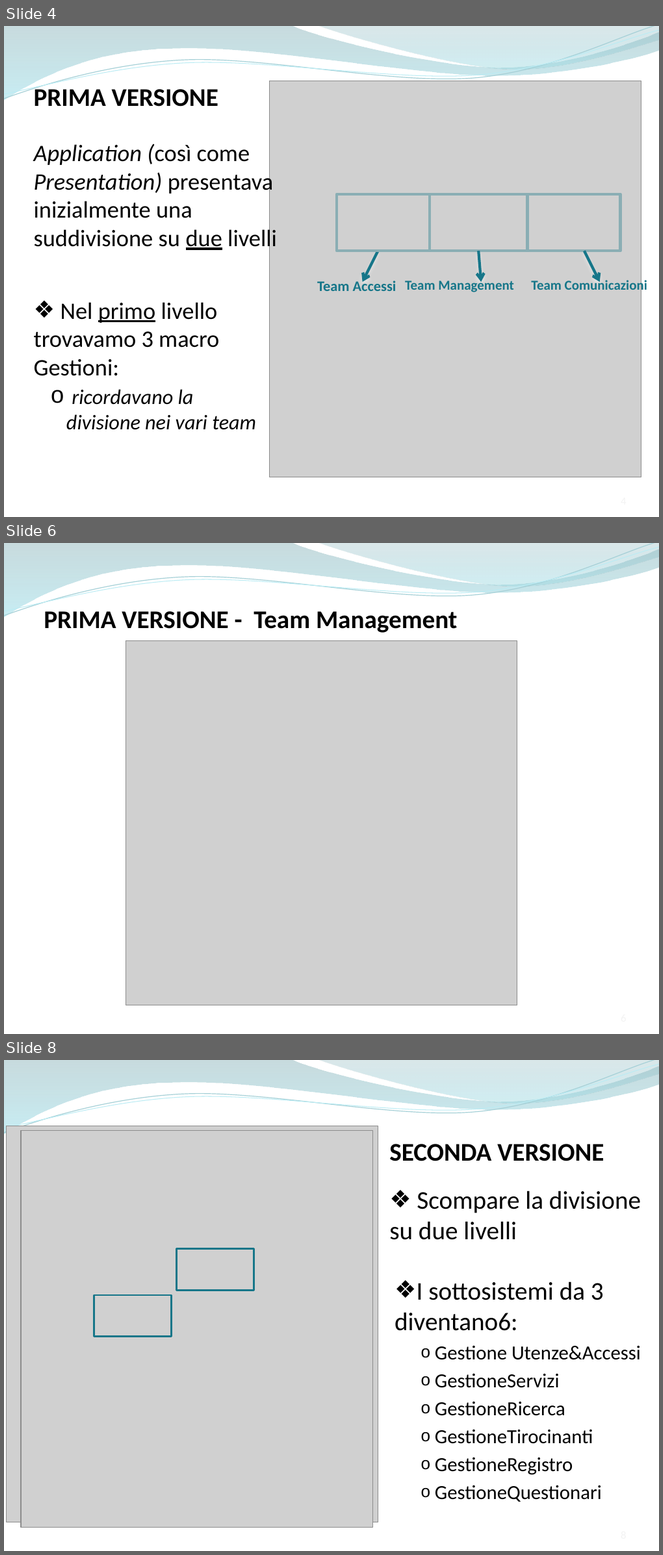
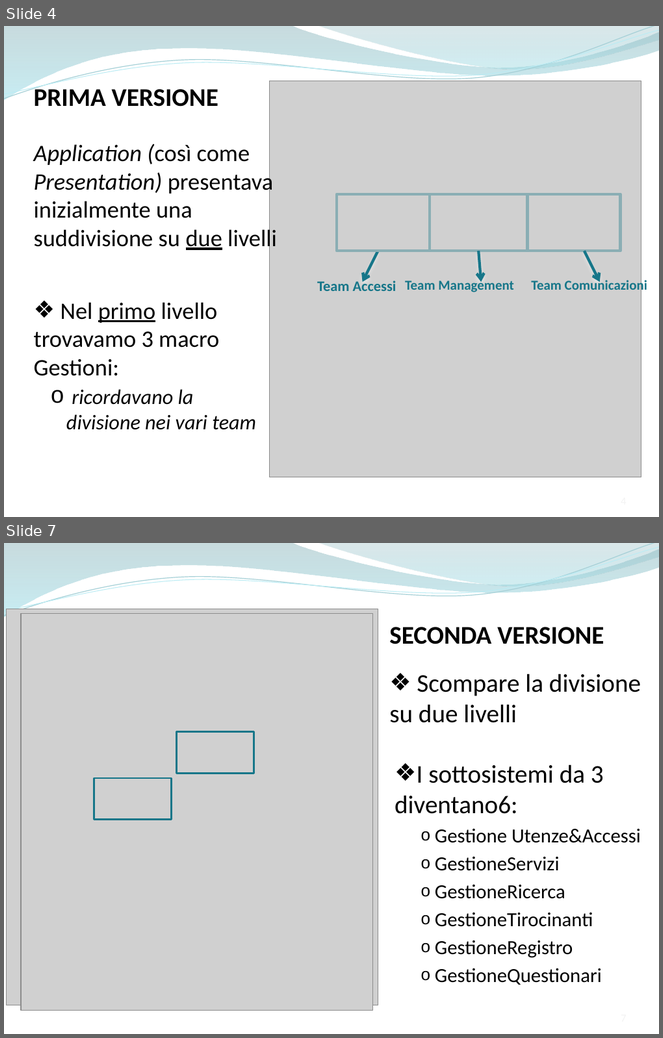
Before and after one commit to ammirate/at-silo, a slide deck: Presentazione/Atsilo2/Ferrara/Ferrara_M_PresentazioneFinale.pptx. Shown one above the other, each under a label of ours: slides 4, 6 and 8 before the commit, slides 4 and 7 after it; the slides between them are not shown. The pictures are 663x1555 and 663x1038 pixels, drawn with LibreOffice and Linux fonts; fonts in the diff are those of the drawing; grey boxes stand for pictures. Boxes give left, top, right and bottom in pixels: in the first picture for what was removed or moved away, otherwise in the second. Text is boxed around its words. In the diff, an @@ line names an element or a change of style, - is before the commit and + after.

```diff
--- a/Presentazione/Atsilo2/Ferrara/Ferrara_M_PresentazioneFinale.pptx
+++ b/Presentazione/Atsilo2/Ferrara/Ferrara_M_PresentazioneFinale.pptx
@@ slide 6 removed at (4, 543, 659, 1034), background #FFFFFF; not listed: 4 template elements that a slide beside it also shows @@
@@ text removed at (44, 611, 458, 633) @@
-PRIMA VERSIONE - Team Management
@@ picture removed at (126, 641, 518, 1006) @@
@@ what was slide 8 is now slide 7 @@
```
Also in this commit, not shown: 3 slides changed, 2 slides added, 2 other slides removed.
